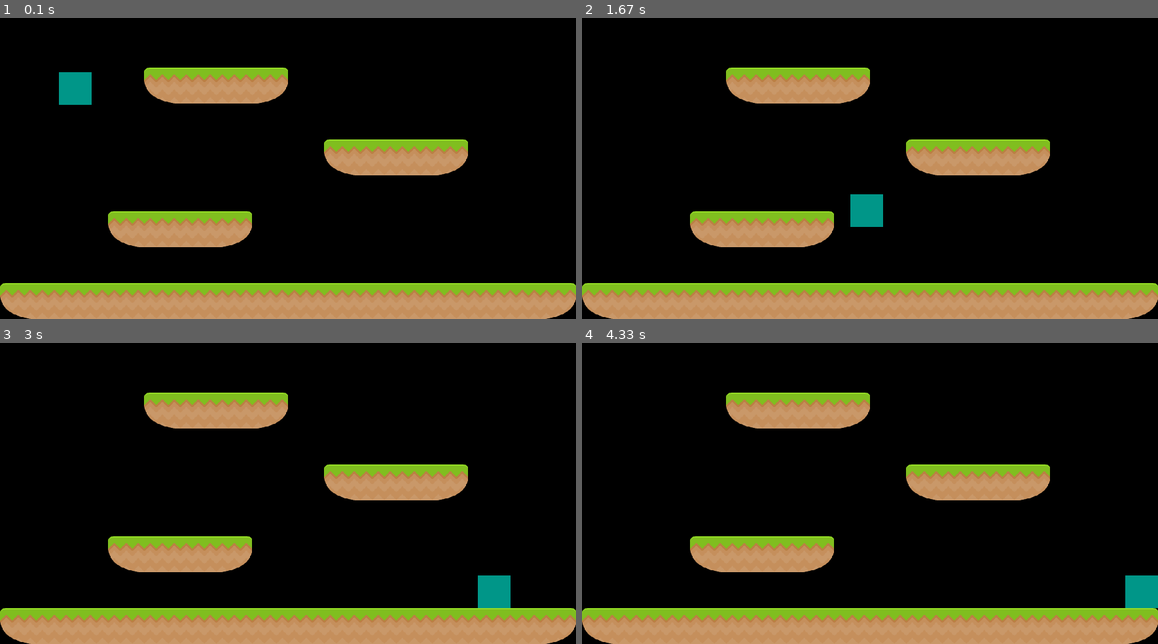
Above: before the commit, frames 1-4 (two rows, left to right).
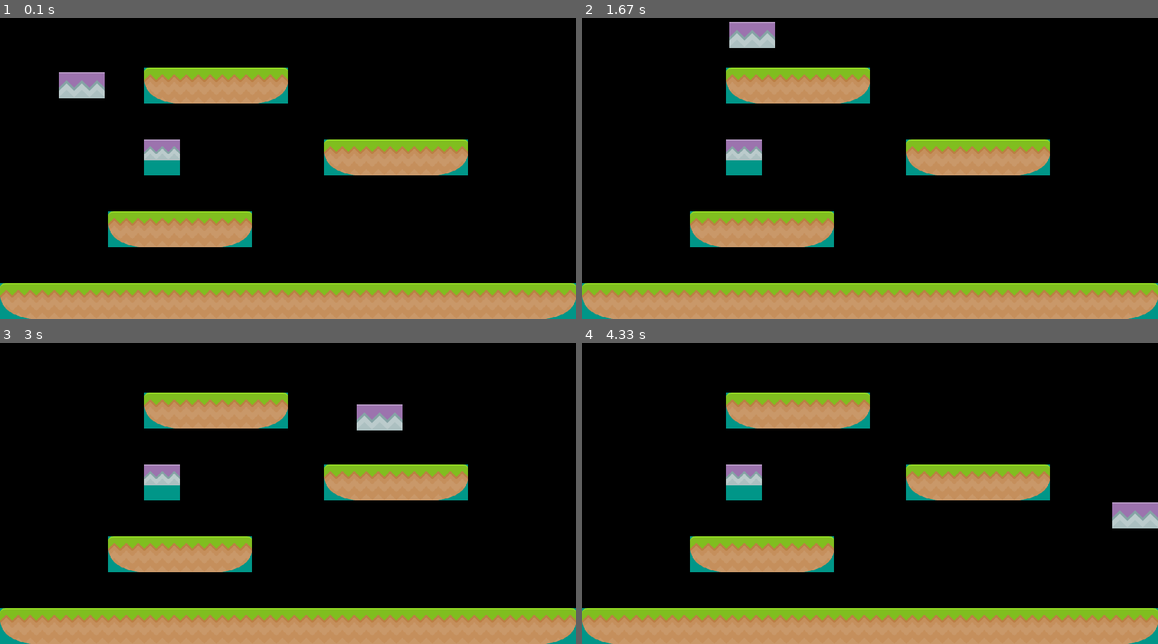
Above: after the commit, the same moments.

Repository: SaranSundar/RobattlePVP
Game: pygame game, started from game.py
Two runs of this game, one before a commit and one after it. Both use one fixed random seed, a clock stepped at 60 frames per second and the inputs below.
Inputs:
- Up to frame 1 (0.1 s): no input
- Up to frame 2 (1.67 s): tap Space at 0.33, 0.73, 1.03, 1.23, 1.57 s; hold Right 0.67-1.13 s; hold Up 1.17-1.47 s; hold Right from 1.5 s (still down)
- Up to frame 3 (3 s): tap Space at 1.87, 2.07, 2.37, 2.63, 2.97 s; release Right at 1.97 s; hold Left 2-2.53 s; hold Down 2.57-2.87 s; hold Left from 2.9 s (still down)
- Up to frame 4 (4.33 s): tap Space at 3.27, 3.4, 3.8, 4.1 s; release Left at 3.3 s; hold Up 3.33-3.7 s; hold Right from 3.73 s (still down)

The runs differ from the first frame. In frame 1, 2.4% of the frame differs, in the area x 0-100%, y 16-100%; in frame 2, 2.9%, in the area x 0-100%, y 1-100%; in frame 3, 2.9%; in frame 4, 2.9%.

Commit message:
test works

Diff:
--- a/block.py
+++ b/block.py
@@ -14,9 +14,10 @@
         if image is not None:
             self.image = image
         else:
-            self.image = pygame.Surface([width, height])
+            self.image = pygame.Surface([width, height], pygame.SRCALPHA)
             self.image.fill(color)
 
         self.rect = self.image.get_rect()
         self.rect.x = x
         self.rect.y = y
+        self.mask = pygame.mask.from_surface(self.image)
--- a/constants.py
+++ b/constants.py
@@ -30,3 +30,4 @@
 BKEY_BLOCK = (6, 7)  # b
 RGRASS_BLOCK = (8, 8)  # 1
 LGRASS_BLOCK = (8, 10)  # 2
+HPURPLE_BLOCK = (2, 0)  # p
--- a/player.py
+++ b/player.py
@@ -4,6 +4,7 @@
 import pygame
 
 import constants
+from spritesheet_functions import SpriteSheet
 
 
 class Player(pygame.sprite.Sprite):
@@ -16,9 +17,9 @@
     def __init__(self, x, y, w, h):
         super().__init__()
         # self.image = pygame.image.load("metabee_spritesheet.png").convert()
-        self.image = pygame.Surface([w, h])
-        self.image.fill(constants.TEAL)
-
+        spritesheet = SpriteSheet("tiles_spritesheet.png")
+        self.image = spritesheet.get_image(2, 0, 70, 70, 1)
+        self.mask = pygame.mask.from_surface(self.image)
         self.rect = self.image.get_rect()
         self.rect.x = x
         self.rect.y = y
--- a/resources/maps/level1.txt
+++ b/resources/maps/level1.txt
@@ -6,7 +6,7 @@
 ................
 ....2gg1........
 ................
-.........2gg1...
+....p....2gg1...
 ................
 ...2gg1.........
 ................
--- a/room.py
+++ b/room.py
@@ -46,6 +46,9 @@
                 elif char == "e":
                     color = constants.YELLOW
                     image = constants.EXIT_BLOCK
+                elif char == "p":
+                    color = constants.PURPLE
+                    image = constants.HPURPLE_BLOCK
 
                 if image is not None:
                     image = get_block_sprite(image, spritesheet_block_size, scale_block_size,
@@ -75,7 +78,7 @@
     def __init__(self, filename):
         """ Constructor, create our lists. """
         self.background_blocks, self.collision_blocks = create_blocks(filename)
-        self.background_color = constants.WHITE
+        self.background_color = constants.TEAL
         # How far this world has been scrolled left/right
         self.world_shift = 0
 
--- a/spritesheet_functions.py
+++ b/spritesheet_functions.py
@@ -23,7 +23,7 @@
 
         file_path = get_path_name("images", filename)
         self.sprite_sheet = pygame.image.load(file_path).convert_alpha()
-        #self.sprite_sheet.set_alpha(255)
+        # self.sprite_sheet.set_alpha(255)
 
     def get_image(self, col, row, width, height, scale=1, x=-1, y=-1, use_topleft=False):
         """ Grab a single image out of a larger spritesheet
@@ -31,7 +31,7 @@
             and the width and height of the sprite. """
 
         # Create a new blank image
-        image = pygame.Surface([width, height]).convert_alpha()
+        image = pygame.Surface([width, height], pygame.SRCALPHA)
 
         # Copy the sprite from the large sheet onto the smaller image
         if x != -1 and y != -1:
@@ -40,7 +40,7 @@
             image.blit(self.sprite_sheet, (0, 0), (col * width, row * height, width, height))
 
         # Assuming black works as the transparent color
-        image.set_colorkey((255, 255, 255))
+        # image.set_colorkey((255, 255, 255))
         if use_topleft:
             # Use top left of image for transparent color
             transparent_color = image.get_at((0, 0))
--- /dev/null
+++ b/test.py
@@ -0,0 +1,95 @@
+import pygame as pg
+
+from spritesheet_functions import get_path_name, SpriteSheet
+
+TRANSPARENT = (0, 0, 0, 0)
+BACKGROUND_COLOR = pg.Color("slategray")
+
+
+class Player(pg.sprite.Sprite):
+    def __init__(self, pos, *groups):
+        super(Player, self).__init__(*groups)
+        self.pos = pos
+        spritesheet = SpriteSheet("tiles_spritesheet.png")
+        file_path = get_path_name("images", "block.png")
+        # self.image = pg.Surface((100, 100)).convert_alpha()
+        self.image = spritesheet.get_image(2, 0, 70, 70, 1)  # pg.image.load(file_path).convert_alpha()
+        # self.image.fill(TRANSPARENT)
+        # pg.draw.polygon(self.image, (0, 255, 0), [(50, 0), (100, 50), (50, 100), (0, 50)])
+        self.rect = self.image.get_rect(center=self.pos)
+        self.mask = pg.mask.from_surface(self.image)
+
+    def get_event(self, key):
+        if key[pg.K_DOWN]:
+            self.rect.y += 1
+        if key[pg.K_UP]:
+            self.rect.y -= 1
+        if key[pg.K_LEFT]:
+            self.rect.x -= 1
+        if key[pg.K_RIGHT]:
+            self.rect.x += 1
+
+    def draw(self, surface):
+        self.rect = self.rect.clamp(surface.get_rect())
+        surface.blit(self.image, self.rect)
+
+
+class Enemy(pg.sprite.Sprite):
+    def __init__(self, pos, *groups):
+        super(Enemy, self).__init__(*groups)
+        self.pos = pos
+        file_path = get_path_name("images", "block2.png")
+        self.image = pg.image.load(file_path).convert_alpha()
+        self.image = pg.transform.scale(self.image, (100, 100))
+        # self.image = pg.Surface((100, 100)).convert_alpha()
+        # self.image.fill(TRANSPARENT)
+        # pg.draw.circle(self.image, (0, 0, 255), (50, 50), 50)
+        self.rect = self.image.get_rect(center=self.pos)
+        self.mask = pg.mask.from_surface(self.image)
+
+    def draw(self, surface):
+        surface.blit(self.image, self.rect)
+
+
+class Game:
+    def __init__(self):
+        self.screen = pg.display.set_mode((640, 480))
+        self.player = Player((150, 150))
+        self.enemies = pg.sprite.Group()
+        Enemy((320, 240), self.enemies)
+        self.done = False
+        self.fps = 60.0
+        self.clock = pg.time.Clock()
+
+    def event_loop(self):
+        key = pg.key.get_pressed()
+        self.player.get_event(key)
+        for event in pg.event.get():
+            if event.type == pg.QUIT:
+                self.done = True
+
+    def check_collide(self):
+        if pg.sprite.spritecollide(self.player, self.enemies, False, pg.sprite.collide_mask):
+            pg.display.set_caption('collide')
+        else:
+            pg.display.set_caption('do not collide')
+
+    def draw(self):
+        self.screen.fill(BACKGROUND_COLOR)
+        self.player.draw(self.screen)
+        self.enemies.draw(self.screen)
+
+    def run(self):
+        while not self.done:
+            self.event_loop()
+            self.draw()
+            self.check_collide()
+            pg.display.update()
+            self.clock.tick(self.fps)
+
+
+if __name__ == '__main__':
+    pg.init()
+    game = Game()
+    game.run()
+    pg.quit()
--- a/world.py
+++ b/world.py
@@ -12,7 +12,7 @@
         self.sprites.add(self.player)
 
         self.rooms = [Room("level1.txt"), Room("level2.txt")]
-        self.current_room = 1
+        self.current_room = 0
         self.boundary_size = 200
         self.right_boundary = constants.SCREEN_WIDTH - self.boundary_size
         self.left_boundary = self.boundary_size
Binary file added: resources/images/Rokusho_SpriteSheet.png
Binary file added: resources/images/block.png
Binary file added: resources/images/block2.png
Binary file changed: resources/images/tiles_spritesheet.png
Not shown, added: .DS_Store
Not shown, added: resources/.DS_Store
